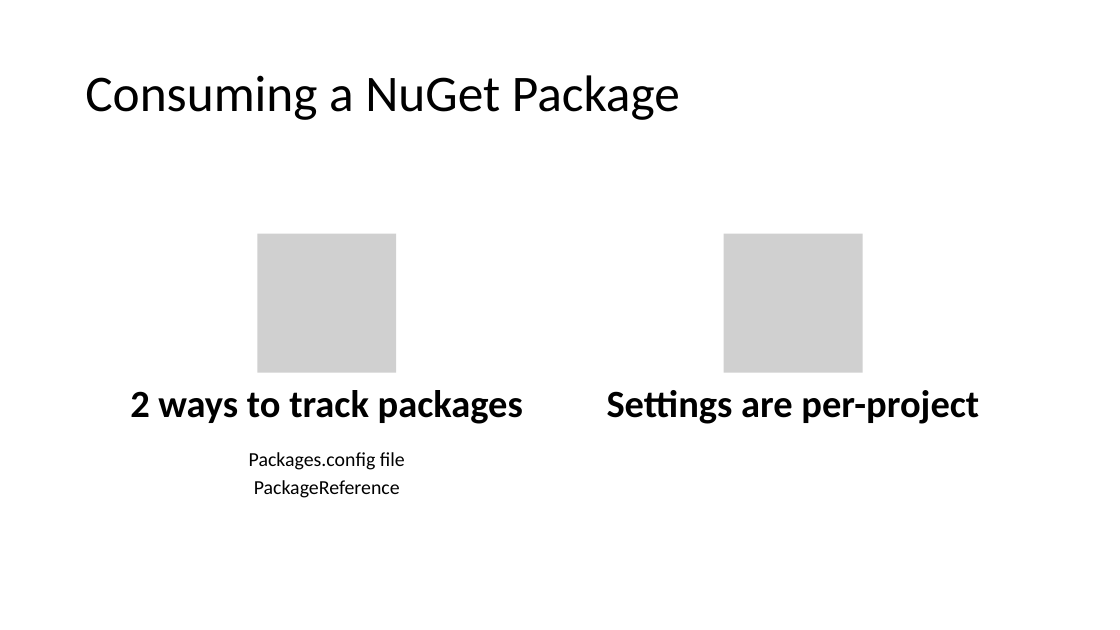
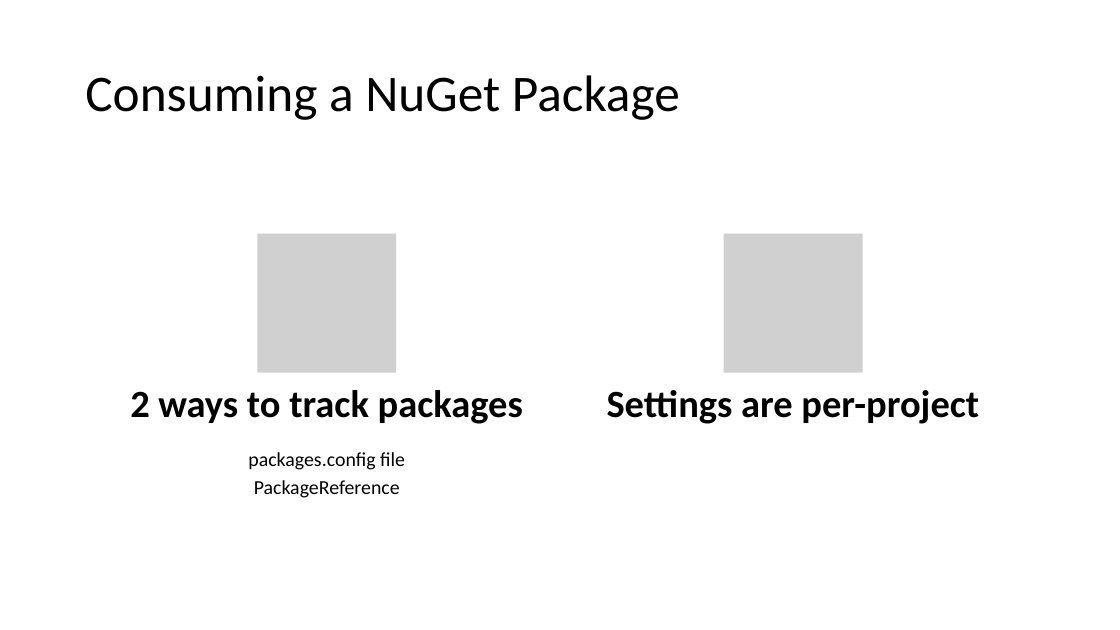
Before and after one commit to ProgrammerAL/Presentations-2019, a slide deck: slide 5 of 01-10 - ONETUG - Working with NuGet Packages/Presentation.pptx (slide 4 before the commit). Drawn at 1120x630 pixels with LibreOffice and Linux fonts; fonts in the diff are those of the drawing; grey boxes stand for pictures. Boxes give left, top, right and bottom in pixels: in the first picture for what was removed or moved away, otherwise in the second. Text is boxed around its words. In the diff, an @@ line names an element or a change of style, - is before the commit and + after.

```diff
--- a/01-10 - ONETUG - Working with NuGet Packages/Presentation.pptx
+++ b/01-10 - ONETUG - Working with NuGet Packages/Presentation.pptx
@@ text at (x1=248, y1=452, x2=405, y2=470): text changed @@
-Packages.config file
+packages.config file
```
Also in this commit, not shown: 9 other slides changed, 9 slides added, 3 slides removed.
